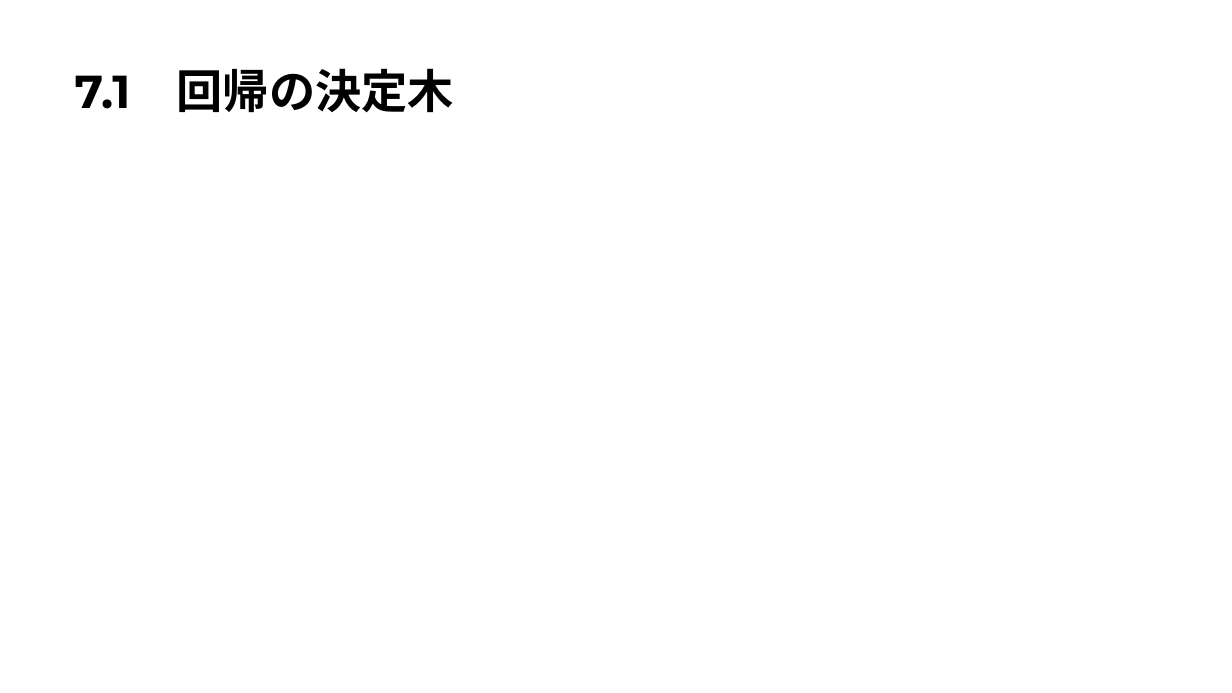
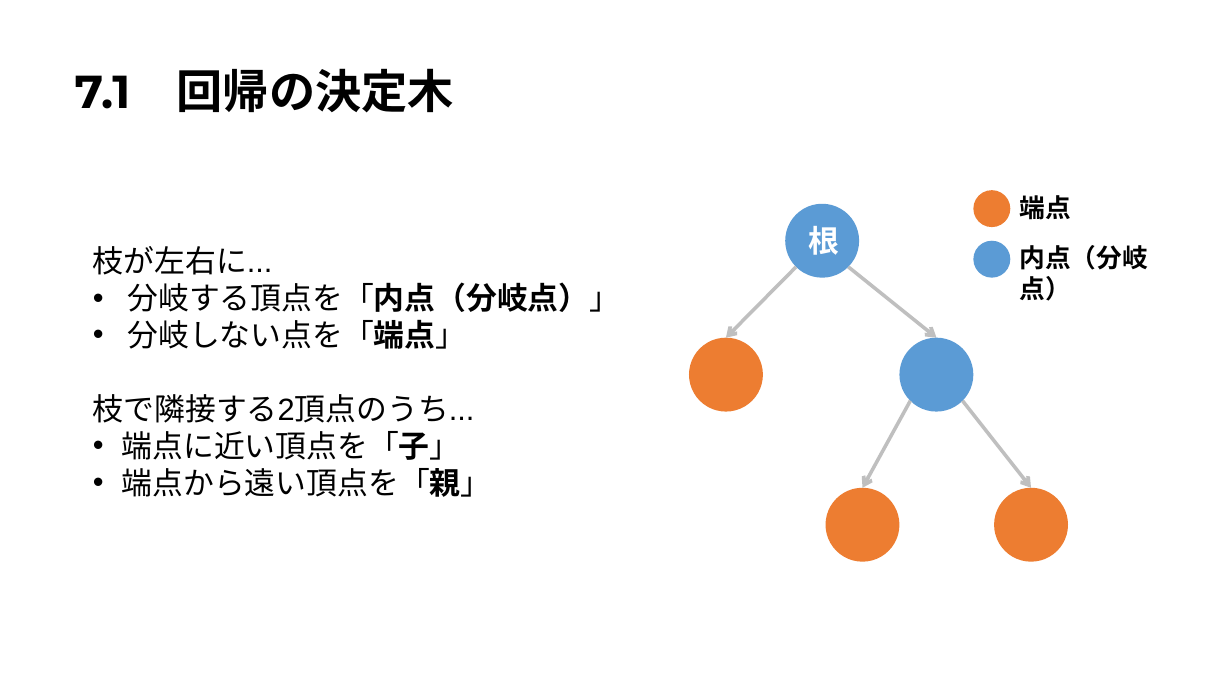
Before and after one commit to Harrry1206/-Graduation-research2, a slide deck: slide 5 of 第7章決定木.pptx (slide 4 before the commit). Drawn at 1232x693 pixels with LibreOffice and Linux fonts; fonts in the diff are those of the drawing. Boxes give left, top, right and bottom in pixels: in the first picture for what was removed or moved away, otherwise in the second. Text is boxed around its words. In the diff, an @@ line names an element or a change of style, - is before the commit and + after.

```diff
--- a/第7章決定木.pptx
+++ b/第7章決定木.pptx
@@ ellipse added at [973,190,1010,227], fill #ED7D31 @@
@@ text added at [1019,195,1070,220], 20 pt, text #000000, bold @@
+端点
@@ group added at [689,204,1068,562]: 5 ellipses, 4 arrows, 1 text @@
+根
@@ text added at [93,246,621,497], 24 pt, text #000000 @@
+枝が左右に...
+• 分岐する頂点を「内点（分岐点）」
+• 分岐しない点を「端点」
+枝で隣接する2頂点のうち...
+• 端点に近い頂点を「子」
+• 端点から遠い頂点を「親」
@@ ellipse added at [973,241,1010,278], fill #5B9BD5 @@
@@ text added at [1019,245,1147,301], 20 pt, text #000000, bold @@
+内点（分岐点）
```
Also in this commit, not shown: 2 other slides changed, 2 slides added.
